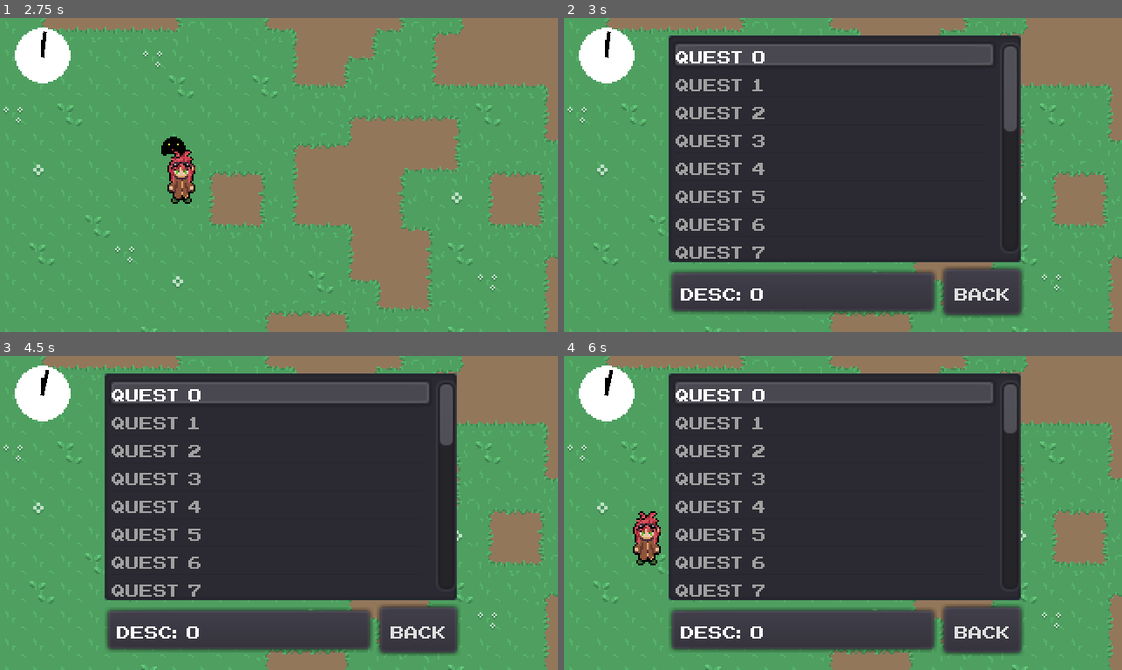
Above: before the commit, frames 1-4 (two rows, left to right).
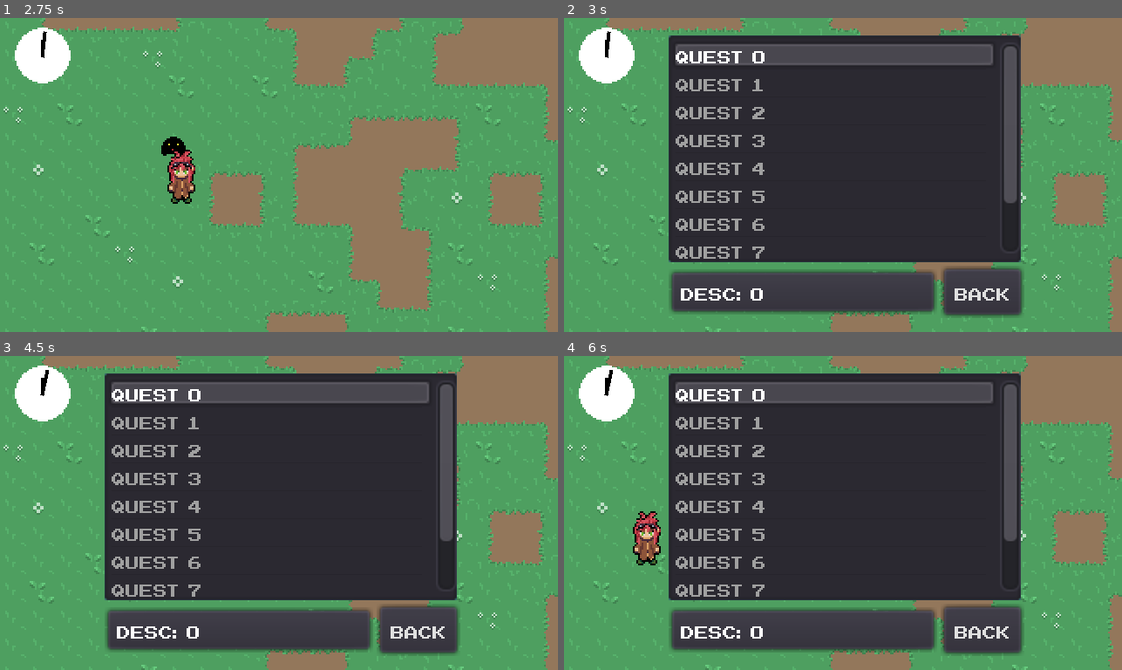
Above: after the commit, the same moments.

Repository: Morphclue/evo-world
Game: Godot game, scene res://world.tscn
The game is run twice, just before and just after one commit, with the same random seed, the same clock (stepped at 60 frames per second) and the same inputs.
Inputs:
- Up to frame 1 (2.75 s): tap Enter (ui_accept) at 0.5, 0.77 s; hold D (right) 0.53-1.25 s; tap J (journal) at 0.6, 2.1 s; click "Back" at 1.25 s; hold S (down) from 2.03 s (still down)
- Up to frame 2 (3 s): release S (down) at 2.78 s; hold D (right) from 2.78 s (still down); tap J (journal) at 2.85 s
- Up to frame 3 (4.5 s): tap Enter (ui_accept) at 3.5, 3.77, 4.25 s; release D (right) at 3.53 s; hold Up (ui_up) 3.53-4.28 s; tap J (journal) at 3.6, 4.35 s; hold A (left) from 4.28 s (still down)
- Up to frame 4 (6 s): tap Enter (ui_accept) at 4.52, 5, 5.27 s; tap J (journal) at 5.1, 5.85 s; release A (left) at 5.78 s; hold S (down) from 5.78 s (still down)

Frame 1 is identical in both runs. In frame 2, 0.5% of the frame differs, in the area x 78-82%, y 35-59%; in frame 3, 0.7%; in frame 4, 0.7%, in the area x 78-82%, y 23-59%.

Commit message:
fix: increasing quest_size

Diff:
--- a/menus/journal.gd
+++ b/menus/journal.gd
@@ -12,7 +12,7 @@
 
 
 func _load_quests() -> void:
-	quests = PlayerVariables.quest_list
+	quests = PlayerVariables.quest_list.duplicate()
 
 
 func _load_dummy_quests() -> void:
